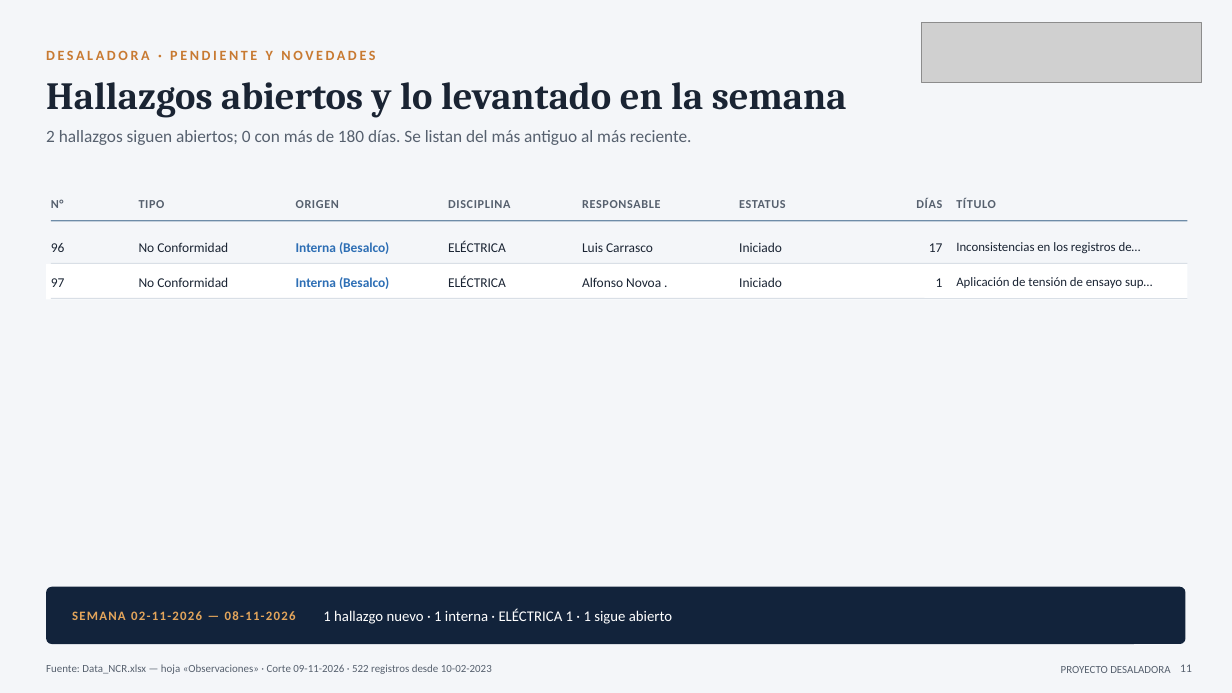
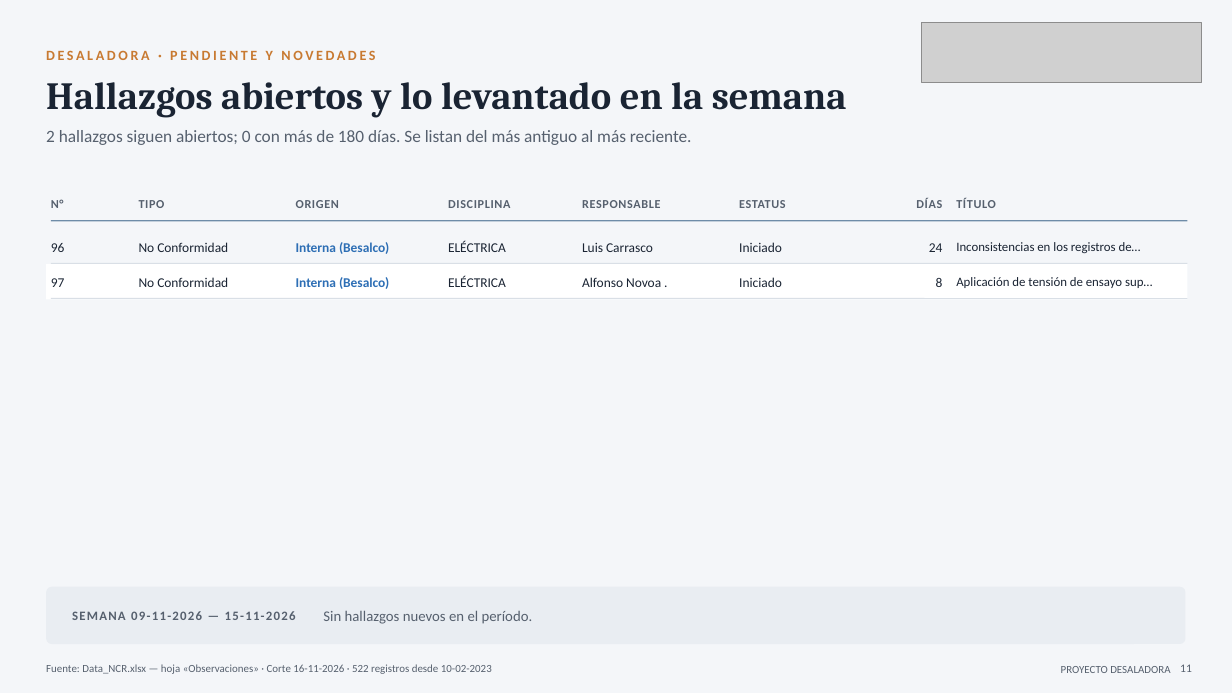
Before and after one commit to tdkvalex/Dashboard-HSEQ, a slide deck: slide 11 of modulo_nc/Panel_No_Conformidades.pptx. Drawn at 1232x693 pixels with LibreOffice and Linux fonts; fonts in the diff are those of the drawing; grey boxes stand for pictures. Boxes give left, top, right and bottom in pixels: in the first picture for what was removed or moved away, otherwise in the second. Text is boxed around its words. In the diff, an @@ line names an element or a change of style, - is before the commit and + after.

```diff
--- a/modulo_nc/Panel_No_Conformidades.pptx
+++ b/modulo_nc/Panel_No_Conformidades.pptx
@@ text at <box>929,243,943,252</box>: text changed @@
-17
+24
@@ text at <box>936,278,943,287</box>: text changed @@
-1
+8
@@ rounded rectangle at <box>46,587,1186,644</box>: fill #12233B to #E9EDF2 @@
@@ text at <box>72,611,296,620</box>: text changed; text colour #E3A55B to #56606E @@
-SEMANA 02-11-2026 — 08-11-2026
+SEMANA 09-11-2026 — 15-11-2026
@@ text at <box>323,611,533,624</box>: text changed; text colour #FFFFFF to #56606E @@
-1 hallazgo nuevo · 1 interna · ELÉCTRICA 1 · 1 sigue abierto
+Sin hallazgos nuevos en el período.
@@ text at <box>46,664,492,674</box>: text changed @@
-Fuente: Data_NCR.xlsx — hoja «Observaciones» · Corte 09-11-2026 · 522 registros desde 10-02-2023
+Fuente: Data_NCR.xlsx — hoja «Observaciones» · Corte 16-11-2026 · 522 registros desde 10-02-2023
```
Also in this commit, not shown: 16 other slides changed, 3 other files.
